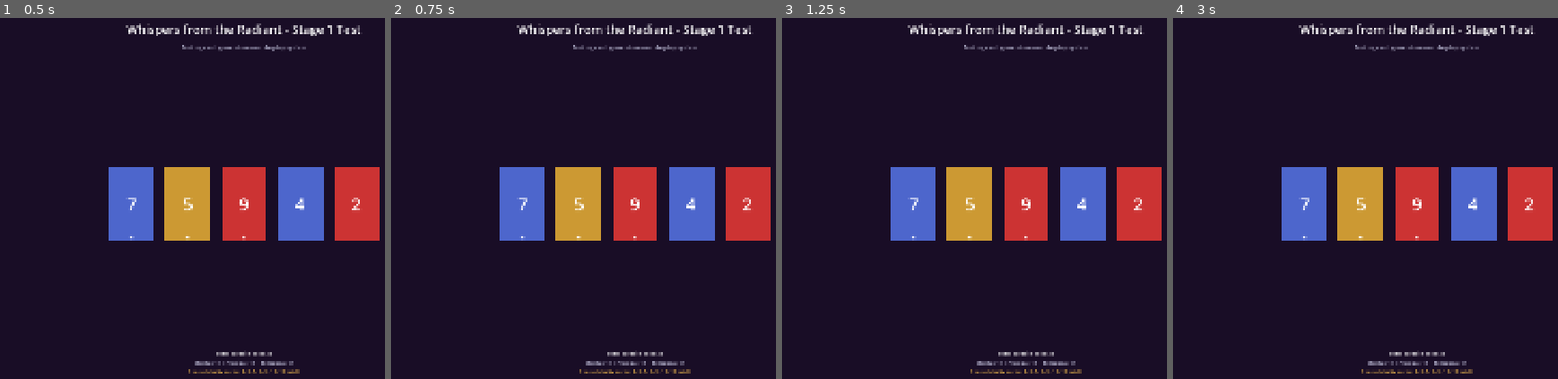
Above: before the commit, frames 1-4 (left to right).
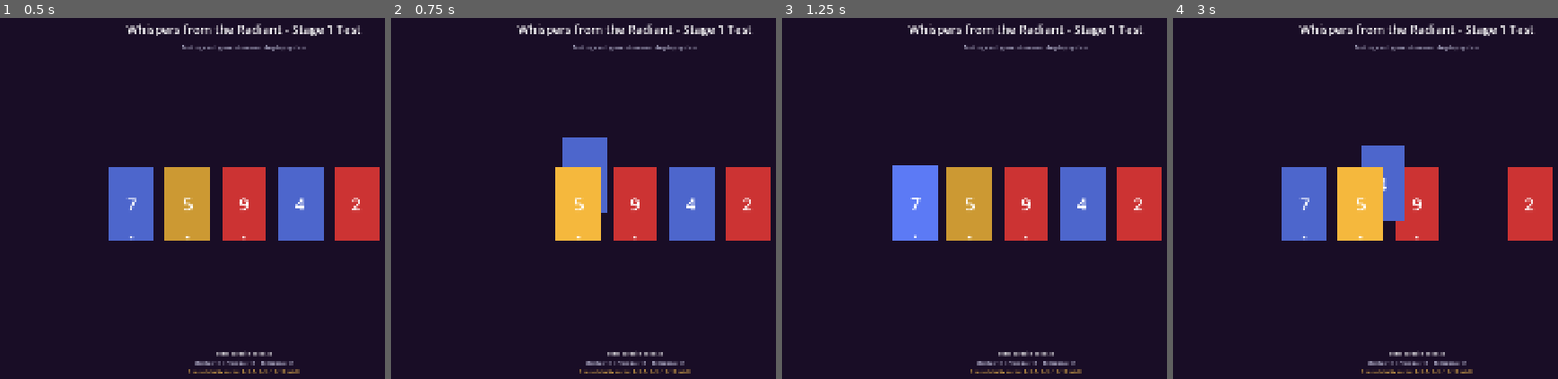
Above: after the commit, the same moments.

Repository: cddigi/whispers-from-the-radiant
Game: Godot game, scene res://assets/test/test_cards.tscn
Same seed, same stepped clock (60 frames per second), same inputs: the game is played once before the commit and once after it.
Inputs (mouse positions are in pixels of both pictures, inside the frame that each line leads up to):
- Up to frame 1 (0.5 s): no input
- Up to frame 2 (0.75 s): tap Enter at 0.5 s; drag from (521, 202) to (706, 115) at 0.52 s
- Up to frame 3 (1.25 s): no input
- Up to frame 4 (3 s): drag from (1361, 202) to (1380, 285) at 1.27 s; move the mouse to (1415, 202) at 2.02 s; click (1415, 202) at 2.17 s; tap Space at 2.75 s; drag from (1473, 202) to (1199, 144) at 2.77 s

Frame 1 is identical in both runs. In frame 2, 5.9% of the frame differs, in the area x 28-57%, y 33-62%; in frame 3, 2.6%; in frame 4, 6.3%, in the area x 42-85%, y 35-62%.

Commit message:
Ignore child elements for input and add debug logs for dragging
Ensure the card receives mouse input by specifically ignoring mouse events on background and aspect_border children so the parent Control handles clicks and drags. Fix the motion handler to only update position when is_dragging is true (nested check) and add debug print statements for GUI input, mouse button details, and enter/exit events to help diagnose why dragging wasn't working. These changes were needed because clicking and dragging still failed — making child elements ignore mouse events and adding logging reveals and corrects input flow issues during drag handling.

Diff:
--- a/assets/cards/card.gd
+++ b/assets/cards/card.gd
@@ -28,7 +28,9 @@
 	# Ensure the card can receive mouse input
 	mouse_filter = Control.MOUSE_FILTER_STOP
 
-	# Make sure all child labels ignore mouse events so parent receives them
+	# Make sure all child elements ignore mouse events so parent receives them
+	background.mouse_filter = Control.MOUSE_FILTER_IGNORE
+	aspect_border.mouse_filter = Control.MOUSE_FILTER_IGNORE
 	value_label.mouse_filter = Control.MOUSE_FILTER_IGNORE
 	aspect_label.mouse_filter = Control.MOUSE_FILTER_IGNORE
 	ability_indicator.mouse_filter = Control.MOUSE_FILTER_IGNORE
@@ -100,8 +102,12 @@
 
 
 func _gui_input(event: InputEvent) -> void:
+	print("_gui_input received event: ", event)
+
 	if event is InputEventMouseButton:
 		var mouse_event := event as InputEventMouseButton
+		print("Mouse button event - button: ", mouse_event.button_index, " pressed: ", mouse_event.pressed)
+
 		if mouse_event.button_index == MOUSE_BUTTON_LEFT:
 			if mouse_event.pressed:
 				# Start dragging
@@ -119,18 +125,21 @@
 				return_to_original_position()
 				accept_event()
 
-	elif event is InputEventMouseMotion and is_dragging:
-		# Update position while dragging
-		global_position = get_global_mouse_position() - drag_offset
-		accept_event()
+	elif event is InputEventMouseMotion:
+		if is_dragging:
+			# Update position while dragging
+			global_position = get_global_mouse_position() - drag_offset
+			accept_event()
 
 
 func _on_mouse_entered() -> void:
+	print("Mouse entered card: ", card_data.get_aspect_name() if card_data else "unknown")
 	set_highlighted(true)
 	card_hovered.emit(self)
 
 
 func _on_mouse_exited() -> void:
+	print("Mouse exited card")
 	set_highlighted(false)
 
 
